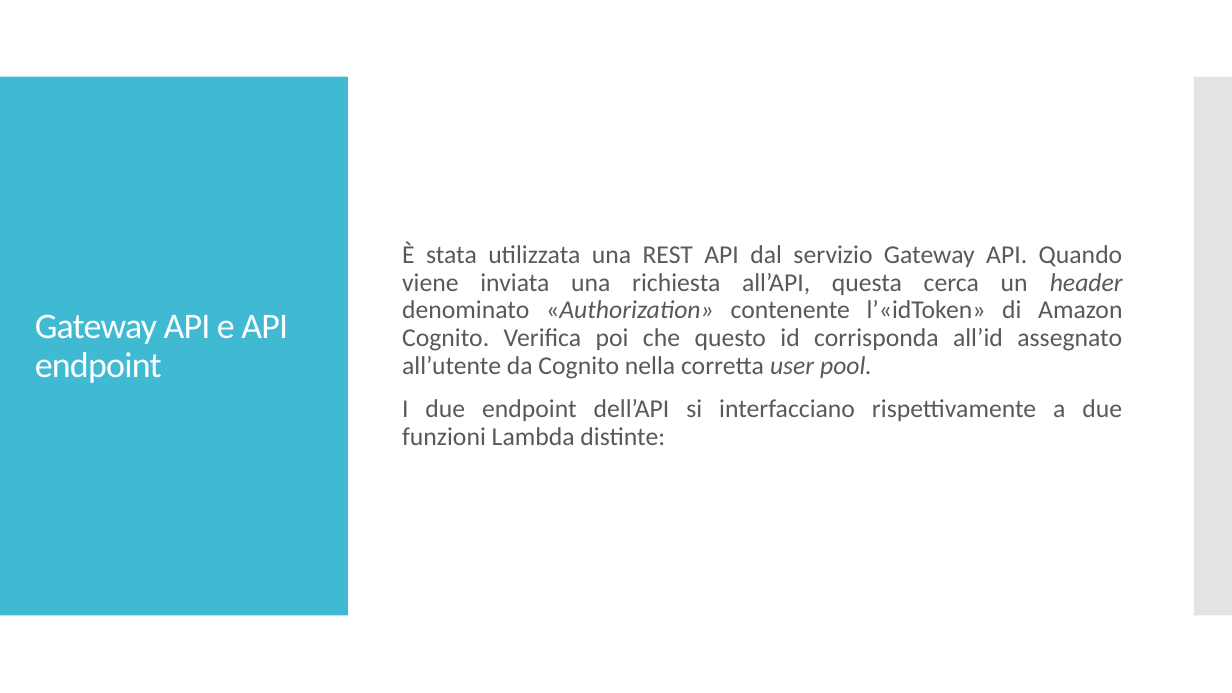
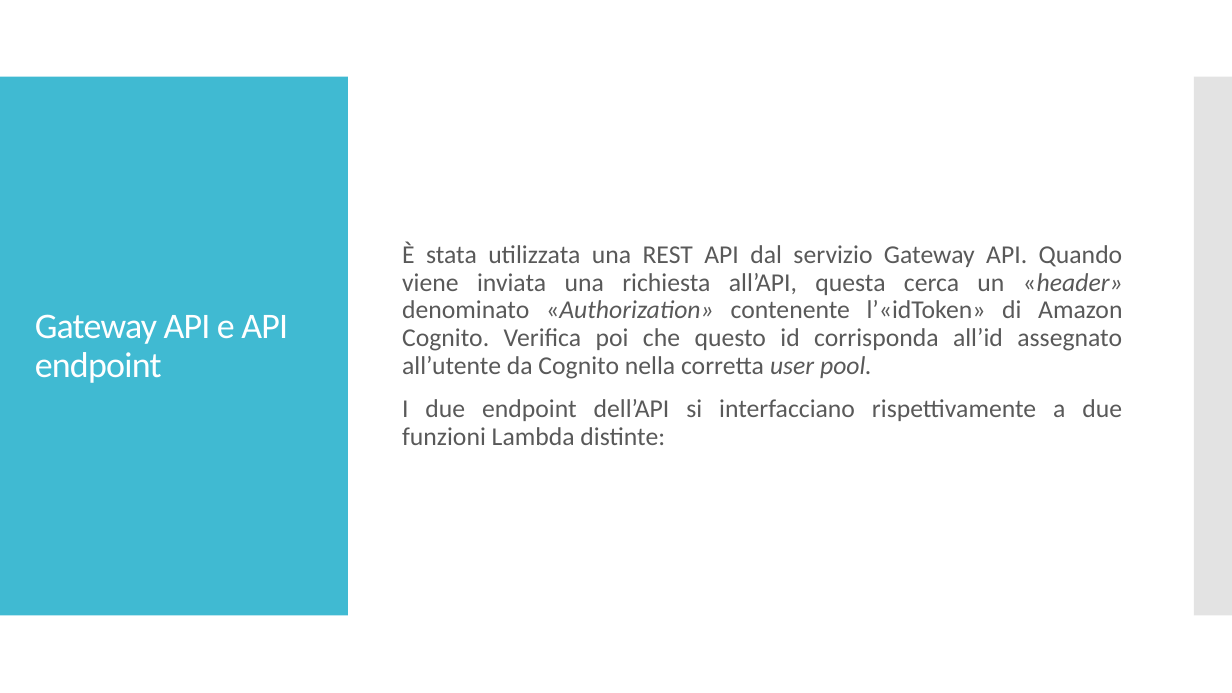
Before and after one commit to MatiasNegro/tcm_homeworks_and_project, a slide deck: slide 5 of presentazionev2.0.pptx (slide 4 before the commit). Drawn at 1232x693 pixels with LibreOffice and Linux fonts; fonts in the diff are those of the drawing. Boxes give left, top, right and bottom in pixels: in the first picture for what was removed or moved away, otherwise in the second. Text is boxed around its words. In the diff, an @@ line names an element or a change of style, - is before the commit and + after.

```diff
--- a/presentazionev2.0.pptx
+++ b/presentazionev2.0.pptx
@@ text at (402,242,1123,379): text changed @@
-È stata utilizzata una REST API dal servizio Gateway API. Quando viene inviata una richiesta all’API, questa cerca un header denominato «Authorization» contenente l’«idToken» di Amazon Cognito. Verifica poi che questo id corrisponda all’id assegnato all’utente da Cognito nella corretta user pool.
+È stata utilizzata una REST API dal servizio Gateway API. Quando viene inviata una richiesta all’API, questa cerca un «header» denominato «Authorization» contenente l’«idToken» di Amazon Cognito. Verifica poi che questo id corrisponda all’id assegnato all’utente da Cognito nella corretta user pool.
```
Also in this commit, not shown: 1 other slide changed, 5 slides added, 2 other files.
